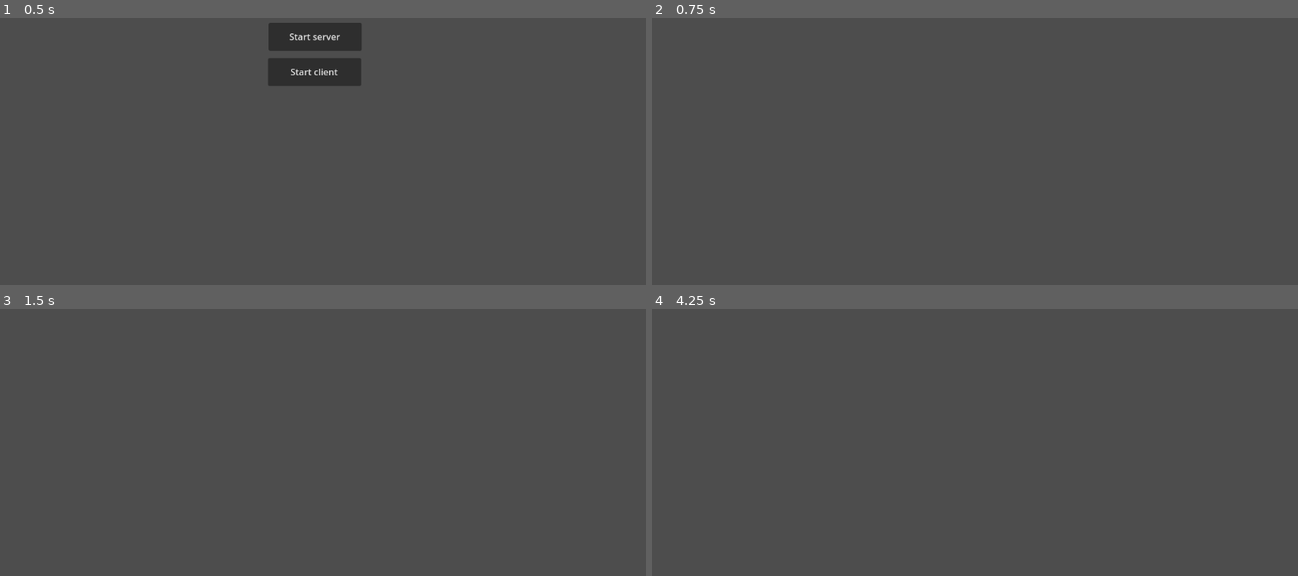
Above: before the commit, frames 1-4 (two rows, left to right).
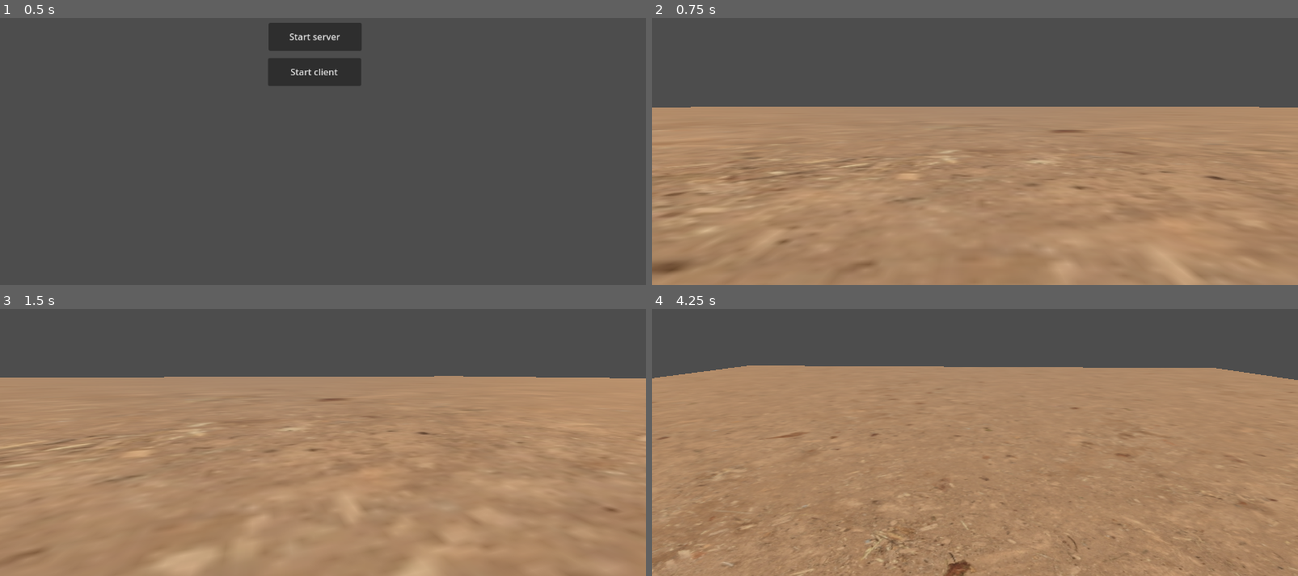
Above: after the commit, the same moments.

Repository: patentsil/MILSIM
Game: Godot game, scene res://menu.tscn
Same seed, same stepped clock (60 frames per second), same inputs: the game is played once before the commit and once after it.
Inputs (mouse positions are in pixels of both pictures, inside the frame that each line leads up to):
- Up to frame 1 (0.5 s): no input
- Up to frame 2 (0.75 s): click "Start server" at 0.5 s
- Up to frame 3 (1.5 s): tap Enter at 1.25 s; move the mouse to (465, 375) at 1.27 s; hold D (move_right) from 1.28 s (still down)
- Up to frame 4 (4.25 s): tap Space (move_jump) at 1.52, 2.27, 3.77 s; move the mouse to (845, 413) at 2.02 s; release D (move_right) at 2.03 s; hold S (move_backwards) 2.03-2.78 s; move the mouse to (1039, 314) at 2.77 s; hold D (move_right) 2.78-3.53 s; move the mouse to (942, 466) at 3.52 s; hold W (move_forward) from 3.53 s (still down)

Frame 1 is identical in both runs. In frame 2, 67% of the frame differs, in the area x 0-100%, y 33-100%; in frame 3, 74%; in frame 4, 78%, in the area x 0-100%, y 21-100%.

Commit message:
Progress towards multiplayer support

Diff:
--- a/CharacterScripts/character.gd
+++ b/CharacterScripts/character.gd
@@ -1,9 +1,10 @@
 extends CharacterBody3D
+class_name Character
 
 @onready var camera = $Camera3D
 @onready var name_billboard = $Sprite3D/SubViewport/Label
 @onready var sprite3d = $Sprite3D
-
+@export var player: Player = null
 @export var SPEED = 5.0
 @export var JUMP_VELOCITY = 4.5
 var look_sensitivity = ProjectSettings.get_setting("player/look_sensitivity") / 1000
--- a/Player.gd
+++ b/Player.gd
@@ -1,4 +1,5 @@
 extends Node
-
+class_name Player
 @export var Name = ""
 @export var PeerId = 0
+@export var character: Character = null
--- a/ServerScripts/Spawn.gd
+++ b/ServerScripts/Spawn.gd
@@ -9,9 +9,6 @@
 	_character.global_position = global_position + Vector3(0, 1, 0)
 
 func _ready():
-	print("Trying to spawn a player")
-	call_deferred("createCharacter")
-
-# Called every frame. 'delta' is the elapsed time since the previous frame.
-func _process(delta):
-	pass
+	print("The spawn point has finished loading in the world")
+	# print("Trying to spawn a player")
+	# call_deferred("createCharacter")
--- a/character.tscn
+++ b/character.tscn
@@ -15,6 +15,14 @@
 [sub_resource type="LabelSettings" id="LabelSettings_i6cq3"]
 font = SubResource("SystemFont_lxnkj")
 font_size = 25
+
+[sub_resource type="SceneReplicationConfig" id="SceneReplicationConfig_q1ue6"]
+properties/0/path = NodePath(".:position")
+properties/0/spawn = true
+properties/0/sync = true
+properties/1/path = NodePath(".:rotation")
+properties/1/spawn = true
+properties/1/sync = true
 
 [node name="character" type="CharacterBody3D"]
 script = ExtResource("1_bs1x2")
@@ -57,3 +65,6 @@
 text = "Player name"
 label_settings = SubResource("LabelSettings_i6cq3")
 horizontal_alignment = 1
+
+[node name="MultiplayerSynchronizer" type="MultiplayerSynchronizer" parent="."]
+replication_config = SubResource("SceneReplicationConfig_q1ue6")
--- a/menu.gd
+++ b/menu.gd
@@ -13,7 +13,29 @@
 var Character = load("res://character.tscn")
 var player_counter = 0
 
-func doneChoosing():
+
+func createWorld():
+	var worldScene = load("res://world.tscn")
+	var world = worldScene.instantiate()
+	get_tree().get_root().add_child(world)
+	return world
+
+func characterCreatedBySpawner(character):
+	print("Character was created by a spawner.")
+	pass
+
+# This also means to join the game
+func startGame(my_peer_id):
+	var world = createWorld()
+	var player = add_player(my_peer_id)
+	var mpSpawner = world.get_node("MultiplayerSpawner")
+	mpSpawner.connect("spawned", characterCreatedBySpawner)
+	print("Start game has finished running")
+	return [world, player]
+
+
+
+func hideButtons():
 	$btnStartClient.hide()
 	$btnStartServer.hide()
 
@@ -21,19 +43,28 @@
 	var peer = ENetMultiplayerPeer.new()
 	peer.create_client(SERVER_IP, SERVER_PORT)
 	multiplayer.multiplayer_peer = peer
+	startGame(multiplayer.get_unique_id())
 
 
 func _on_btn_start_server_pressed():
 	var peer = ENetMultiplayerPeer.new()
 	peer.create_server(SERVER_PORT, MAX_PLAYERS)
 	multiplayer.multiplayer_peer = peer
-	doneChoosing()
+	hideButtons()
+	var worldAndPlayer = startGame(multiplayer.get_unique_id())
+	spawn_character(worldAndPlayer[1], worldAndPlayer[0])
+
 
 func add_player(peer_id):
 	var player = Player.instantiate()
-	player.Name = "Player " + player_counter
+	player.Name = "Player " + str(player_counter)
 	player.PeerId = peer_id
 	player_counter += 1
+	return player
 
-func spawn_character(player):
+func spawn_character(player, world):
 	var character = Character.instantiate()
+	character.player = player
+	player.character = character
+	world.add_child(character)
+	return character
--- a/world.tscn
+++ b/world.tscn
@@ -42,6 +42,6 @@
 skeleton = NodePath("")
 script = ExtResource("8_60twa")
 
-[node name="MultiplayerSpawner" type="MultiplayerSpawner" parent="Spawn"]
+[node name="MultiplayerSpawner" type="MultiplayerSpawner" parent="."]
 _spawnable_scenes = PackedStringArray("res://character.tscn")
-spawn_path = NodePath("../..")
+spawn_path = NodePath("..")
Not shown: 1 places in character.tscn that only renumber resources
